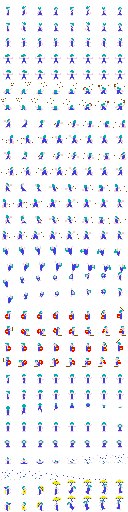
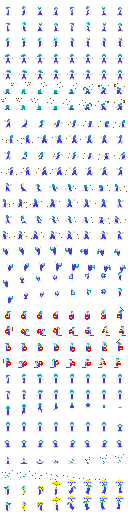
Two versions of the same layered image (128px x 512px). Layer-by-layer changes:
painted on "Spritesheet" over [3, 357, 121, 368]
